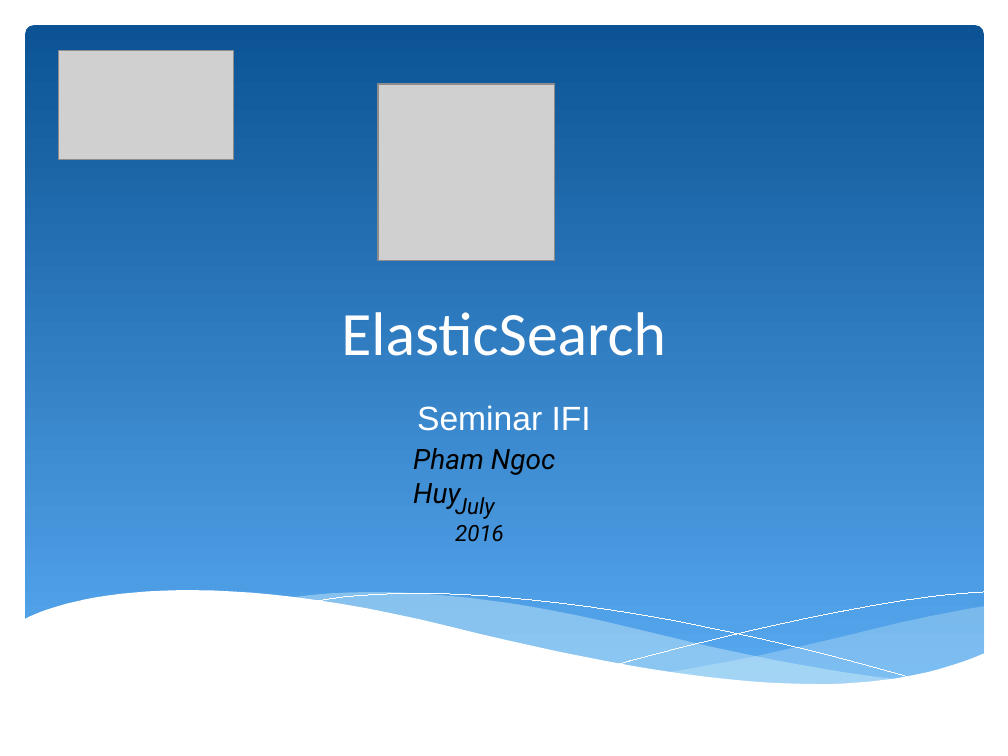
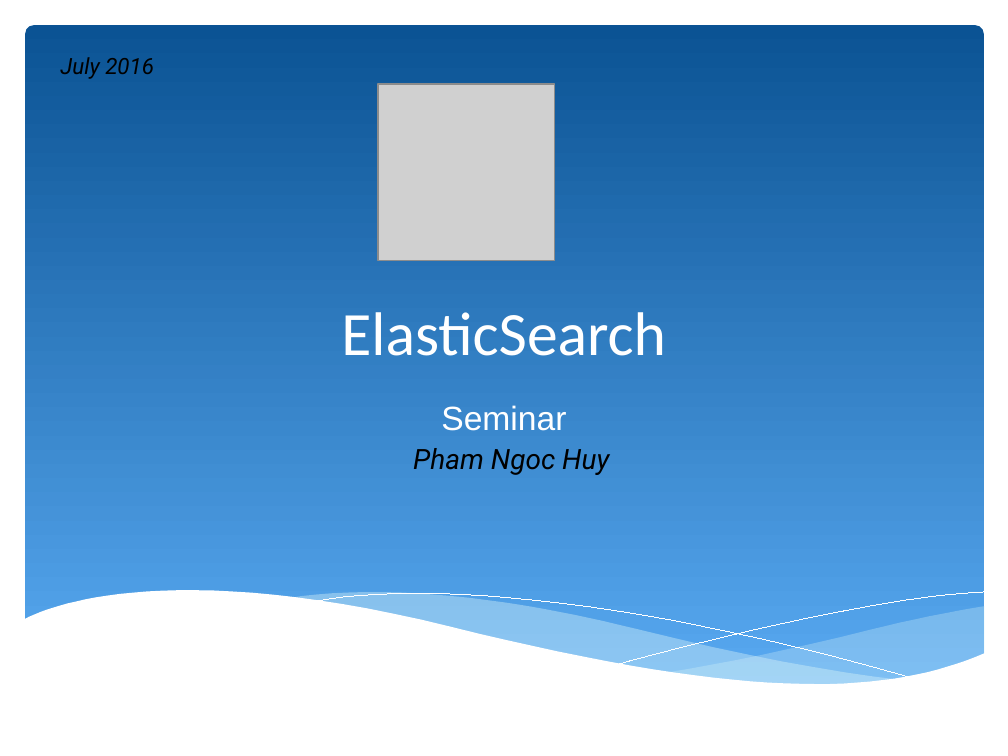
Before and after one commit to youngdeveloperVN/JAVA_WEB_FULLSTACK, a slide deck: slide 1 of 3. Ebook/Elastic Search/ElasticSearch Search Engine - Pham Ngoc Huy.pptx. Drawn at 1008x756 pixels with LibreOffice and Linux fonts; fonts in the diff are those of the drawing; grey boxes stand for pictures. Boxes give left, top, right and bottom in pixels: in the first picture for what was removed or moved away, otherwise in the second. Text is boxed around its words. In the diff, an @@ line names an element or a change of style, - is before the commit and + after.

Commit message:
update elastic search

```diff
--- a/3. Ebook/Elastic Search/ElasticSearch Search Engine - Pham Ngoc Huy.pptx
+++ b/3. Ebook/Elastic Search/ElasticSearch Search Engine - Pham Ngoc Huy.pptx
@@ text "July 2016" rewrapped from box(455, 493, 504, 542) to box(60, 57, 154, 79) @@
@@ picture removed at box(58, 50, 233, 159) @@
@@ subtitle at box(441, 405, 566, 431): text changed @@
-Seminar IFI
+Seminar
@@ text "Pham Ngoc Huy" rewrapped from box(413, 448, 555, 510) to box(413, 448, 609, 475) @@
```
Also in this commit, not shown: 1 other file.
